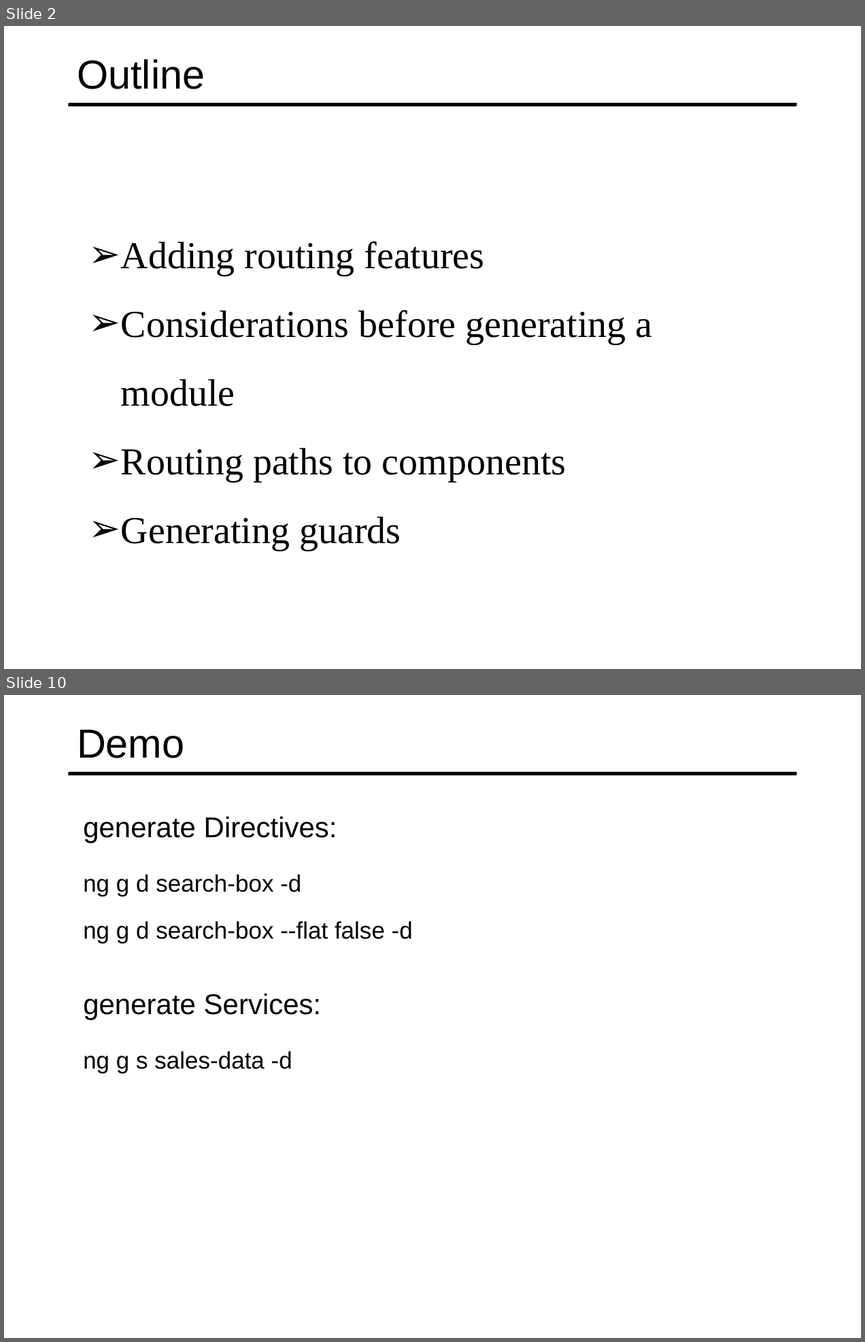
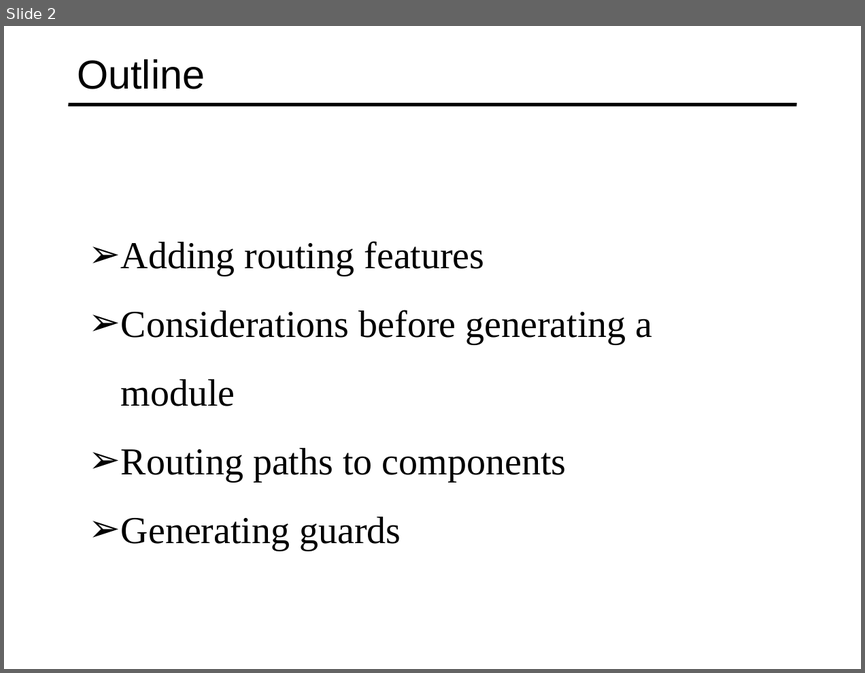
Before and after one commit to specter01wj/Jago_Link_Training, a slide deck: Angular/Angular7/Angular CLI/5.Generating Routing Features/L5_Generating Routing Features.ppt. Shown one above the other, each under a label of ours: slides 2 and 10 before the commit, slide 2 after it; the slides between them are not shown. The pictures are 865x1342 and 865x673 pixels, drawn with LibreOffice and Linux fonts; fonts in the diff are those of the drawing. Boxes give left, top, right and bottom in pixels: in the first picture for what was removed or moved away, otherwise in the second. Text is boxed around its words. In the diff, an @@ line names an element or a change of style, - is before the commit and + after.

```diff
--- a/Angular/Angular7/Angular CLI/5.Generating Routing Features/L5_Generating Routing Features.ppt
+++ b/Angular/Angular7/Angular CLI/5.Generating Routing Features/L5_Generating Routing Features.ppt
@@ slide 10 removed at (4, 695, 861, 1338), background #FFFFFF; not listed: 1 template element that a slide beside it also shows @@
@@ title removed at (77, 730, 184, 758) @@
-Demo
@@ text removed at (83, 816, 337, 843) @@
-  generate Directives:
@@ text removed at (83, 874, 301, 896) @@
-  ng g d search-box -d
@@ text removed at (83, 921, 413, 943) @@
-  ng g d search-box --flat false -d
@@ text removed at (83, 993, 322, 1019) @@
-  generate Services:
@@ text removed at (83, 1051, 292, 1073) @@
-  ng g s sales-data -d
```
Also in this commit, not shown: 2 slides changed, 3 slides added, 11 other slides removed, 5 other files.
